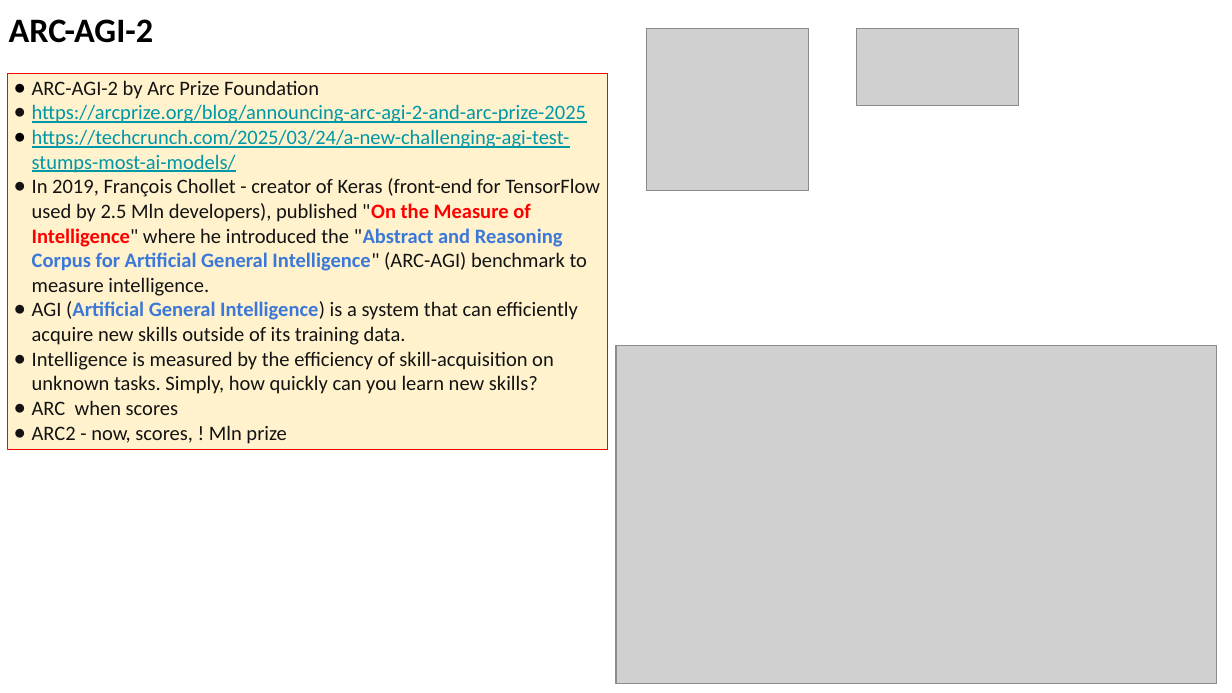
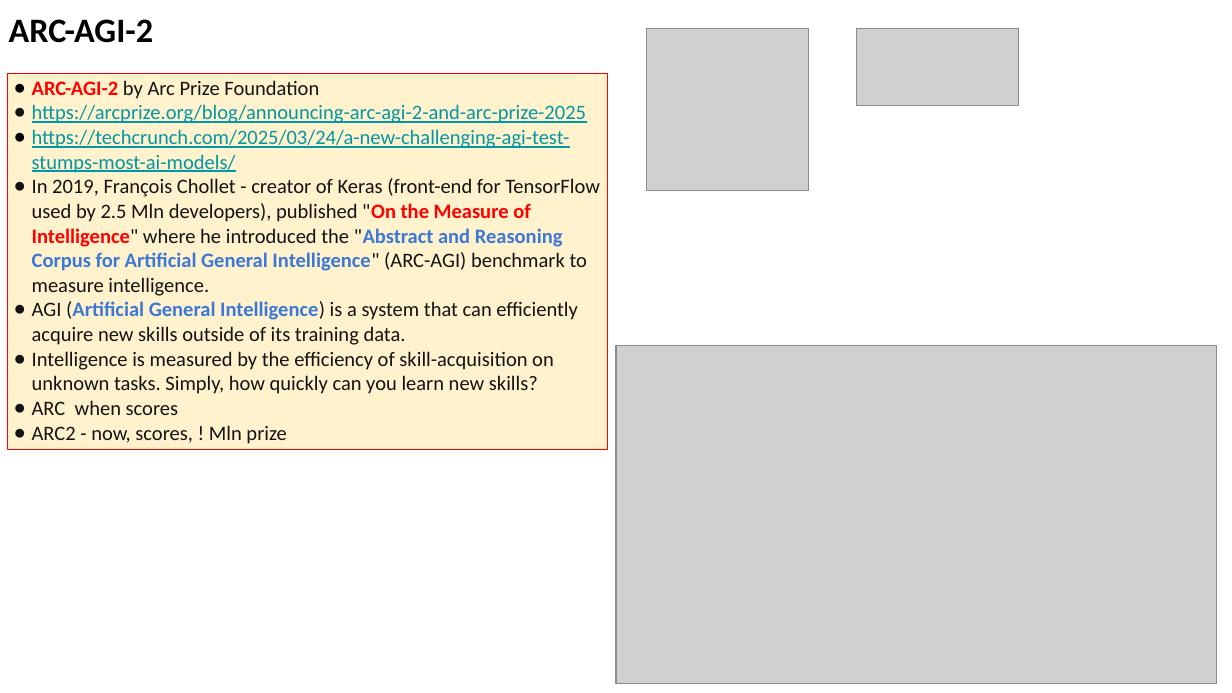
Before and after one commit to lselector/seminar, a slide deck: slide 14 of 2025/2025-03-28-AI-Updates.pptx. Drawn at 1232x693 pixels with LibreOffice and Linux fonts; fonts in the diff are those of the drawing; grey boxes stand for pictures. Boxes give left, top, right and bottom in pixels: in the first picture for what was removed or moved away, otherwise in the second. Text is boxed around its words. In the diff, an @@ line names an element or a change of style, - is before the commit and + after.

```diff
--- a/2025/2025-03-28-AI-Updates.pptx
+++ b/2025/2025-03-28-AI-Updates.pptx
@@ text in rectangle at [32,80,319,99]: text colour #131313 to #FF0000, bold on in "ARC-AGI-2" @@
```
Also in this commit, not shown: 5 other slides changed, 1 slide added.
